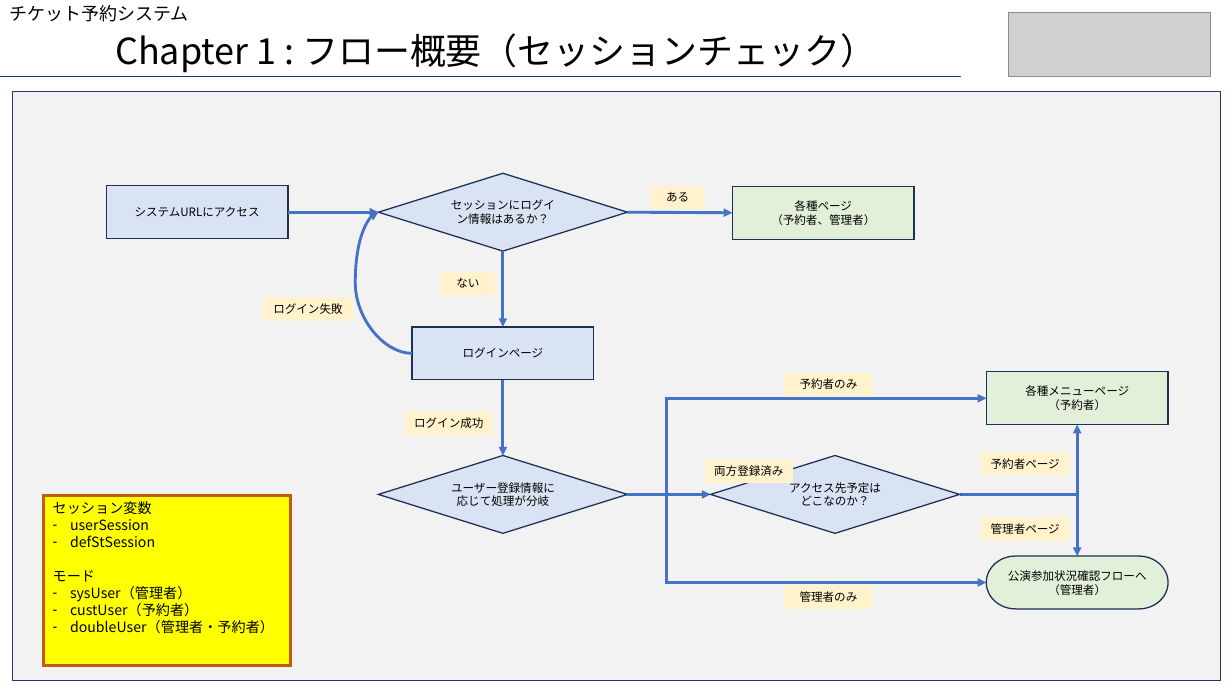
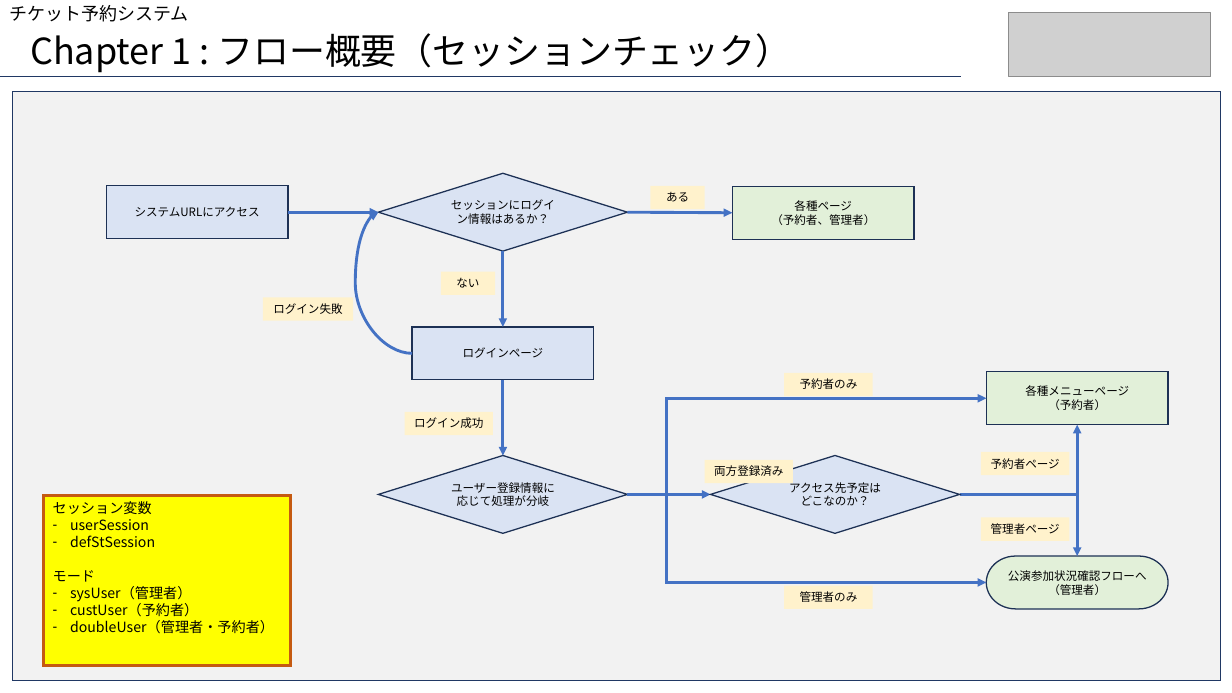
Before and after one commit to aokib7605/resat_sql, a slide deck: slide 4 of りざっと案件_詳細設計書.pptx. Drawn at 1232x693 pixels with LibreOffice and Linux fonts; fonts in the diff are those of the drawing; grey boxes stand for pictures. Boxes give left, top, right and bottom in pixels: in the first picture for what was removed or moved away, otherwise in the second. Text is boxed around its words. In the diff, an @@ line names an element or a change of style, - is before the commit and + after.

```diff
--- a/りざっと案件_詳細設計書.pptx
+++ b/りざっと案件_詳細設計書.pptx
@@ text "Chapter 1 : フロー概要（セッションチェック）": place and size @@
-text "Chapter 1 : フロー概要（セッションチェック）" at box(115, 33, 876, 73)
+text "Chapter 1 : フロー概要（セッションチェック）" at box(30, 33, 791, 73)
```
Also in this commit, not shown: 4 other slides changed, 6 slides added, 1 other file.
